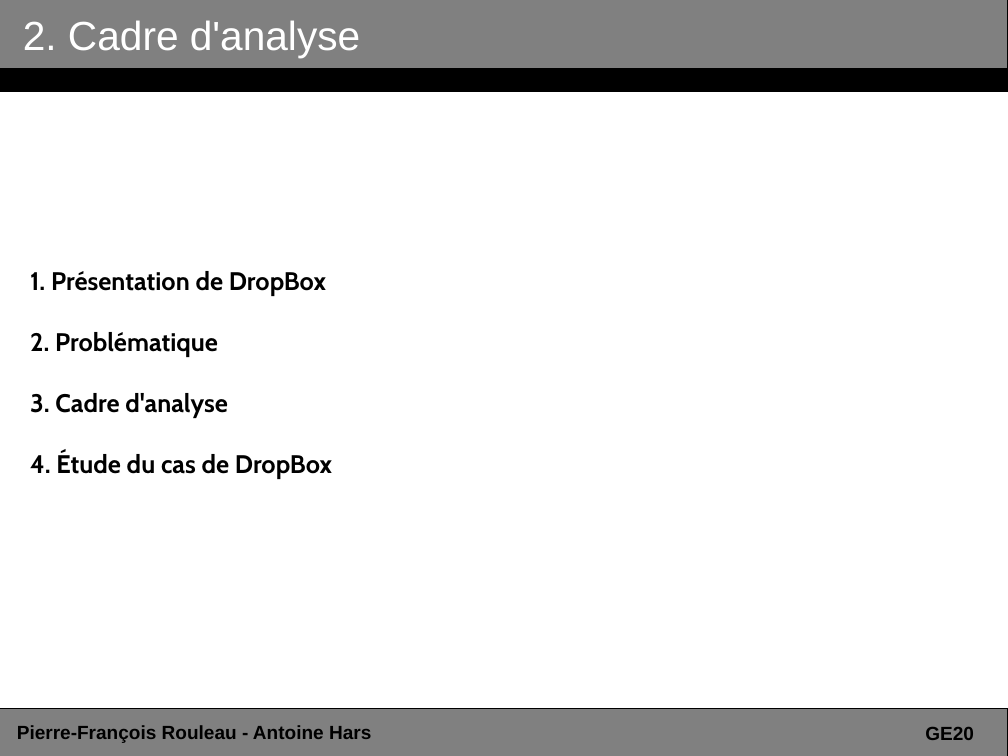
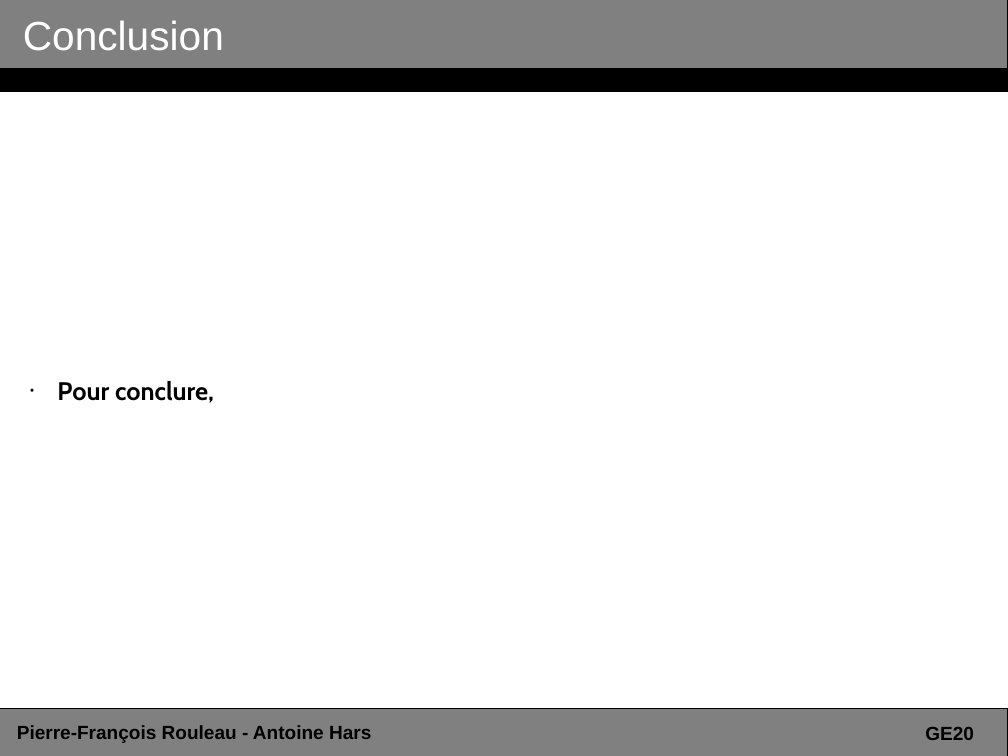
Before and after one commit to ahars/ge20, a slide deck: slide 12 of presentation_dropbox.odp (slide 5 before the commit). Drawn at 1008x756 pixels with LibreOffice and Linux fonts; fonts in the diff are those of the drawing. Boxes give left, top, right and bottom in pixels: in the first picture for what was removed or moved away, otherwise in the second. Text is boxed around its words. In the diff, an @@ line names an element or a change of style, - is before the commit and + after.

```diff
--- a/presentation_dropbox.odp
+++ b/presentation_dropbox.odp
@@ title at (23, 20, 224, 51): text changed @@
-2. Cadre d'analyse
+Conclusion
@@ subtitle at (57, 381, 214, 403): text changed @@
-1. Présentation de DropBox
-2. Problématique
-3. Cadre d'analyse
-4. Étude du cas de DropBox
+• Pour conclure,
```
Also in this commit, not shown: 3 other slides changed, 5 slides added.
